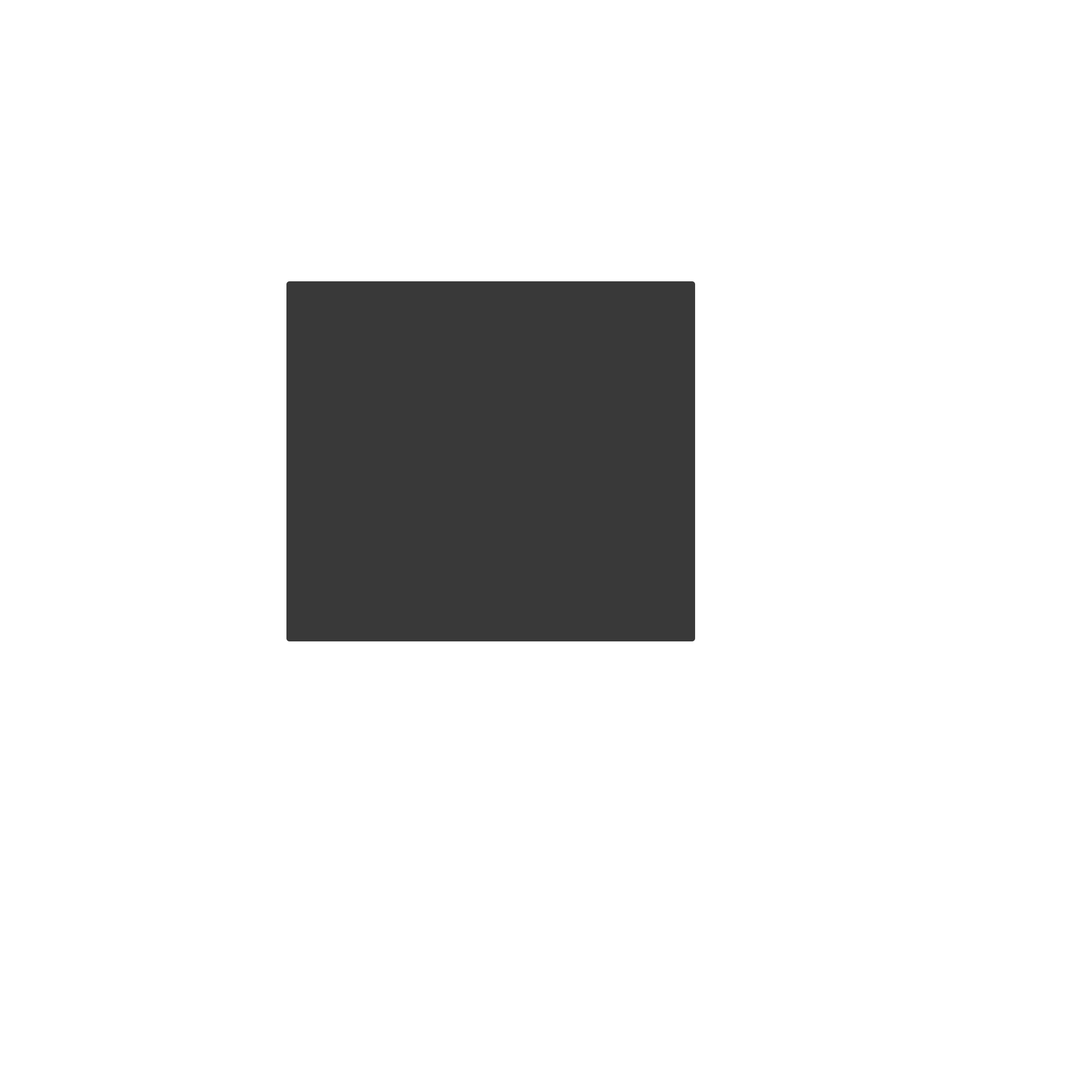
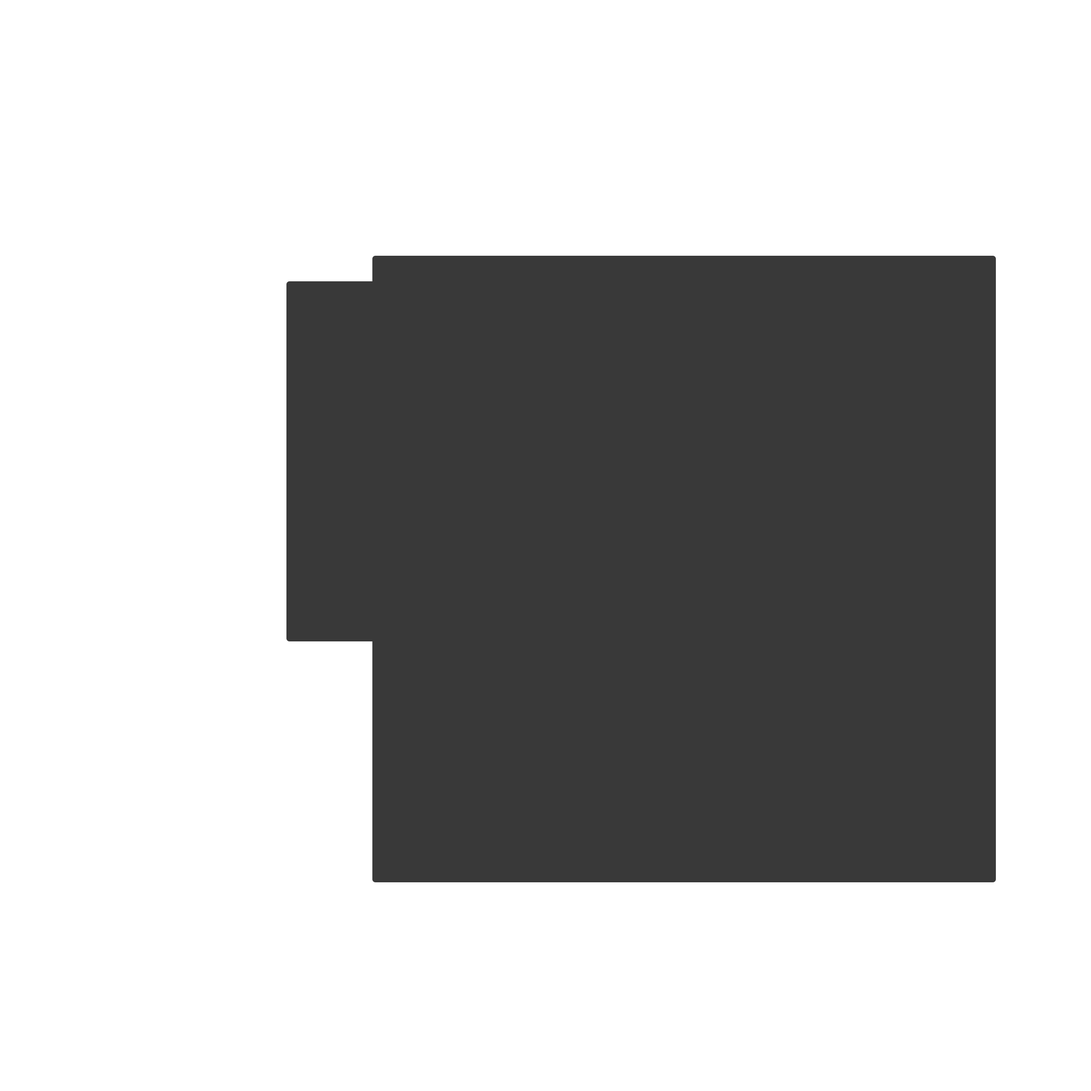
Layered file, before and after one edit (1091x1091). Changes by layer:
added layer "角丸長方形 2" above "角丸長方形 1" over [372, 255, 997, 883]
